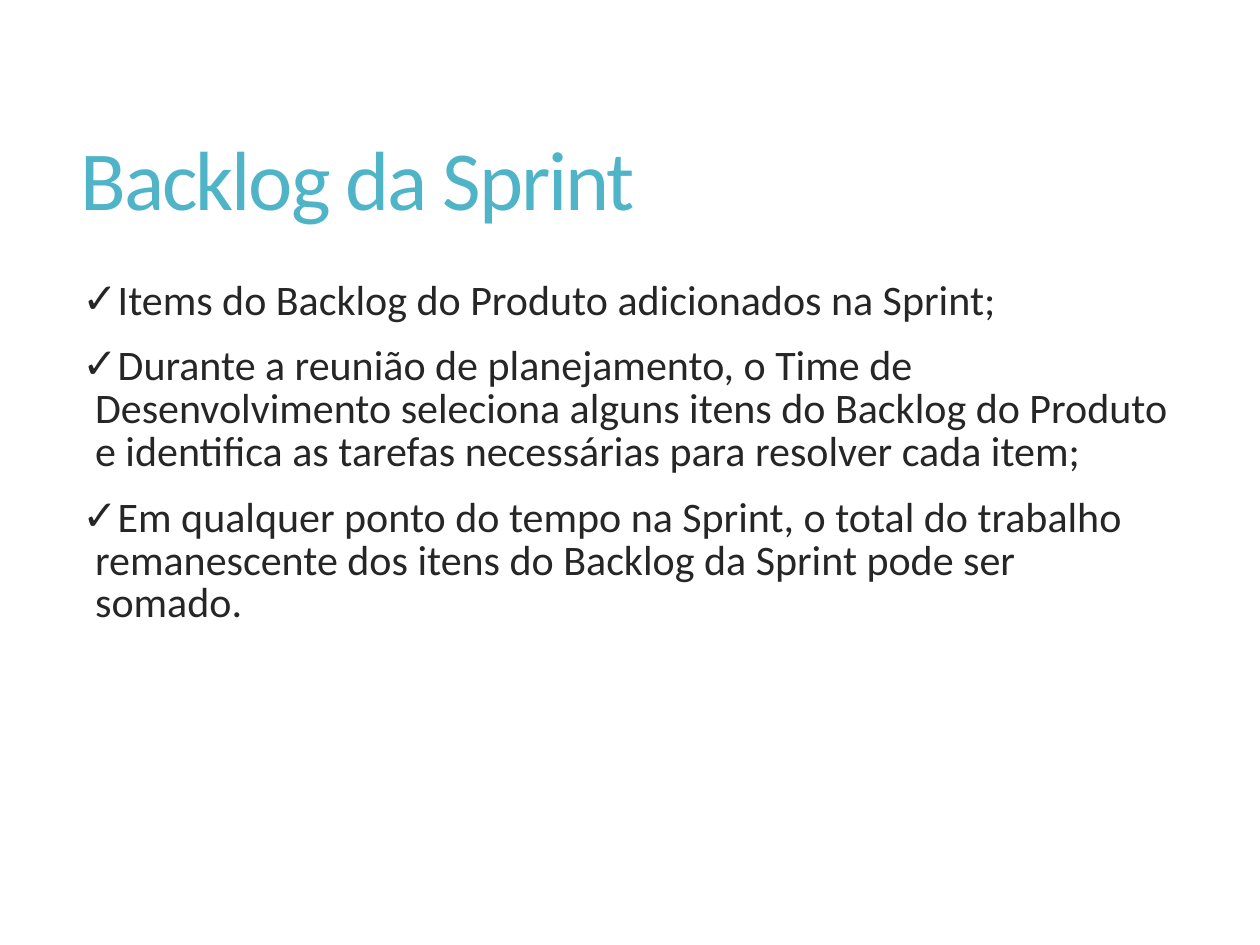
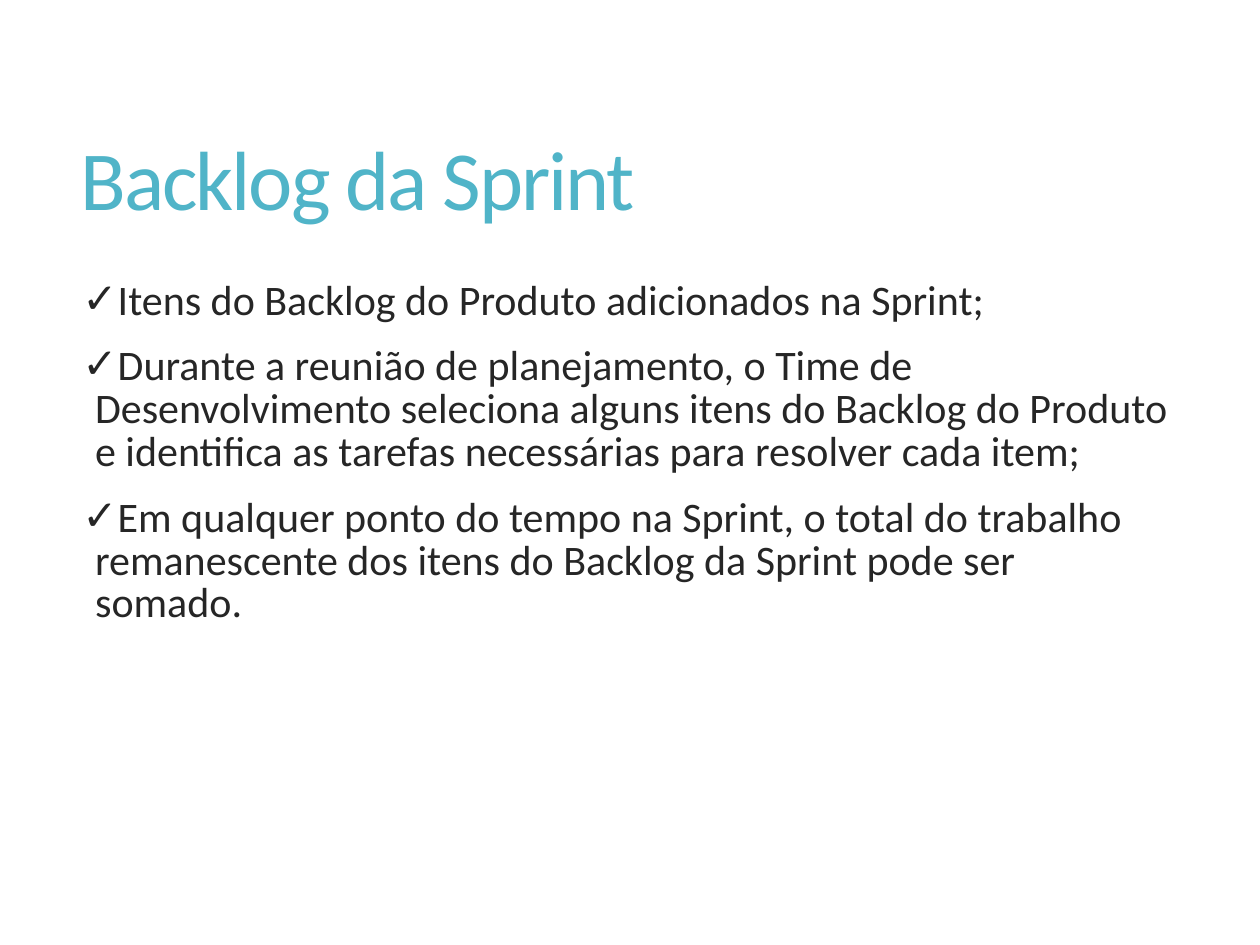
Before and after one commit to Elton-Garbin/TCC-2016, a slide deck: slide 34 of StartIdea/StartIdea.Docs/Apresentacao.pptx (slide 29 before the commit). Drawn at 1260x945 pixels with LibreOffice and Linux fonts; fonts in the diff are those of the drawing. Boxes give left, top, right and bottom in pixels: in the first picture for what was removed or moved away, otherwise in the second. Text is boxed around its words. In the diff, an @@ line names an element or a change of style, - is before the commit and + after.

```diff
--- a/StartIdea/StartIdea.Docs/Apresentacao.pptx
+++ b/StartIdea/StartIdea.Docs/Apresentacao.pptx
@@ text at [118, 286, 984, 323]: text changed @@
-✓ Items do Backlog do Produto adicionados na Sprint;
+✓ Itens do Backlog do Produto adicionados na Sprint;
```
Also in this commit, not shown: 1 other slide changed, 7 slides added, 1 slide removed.
